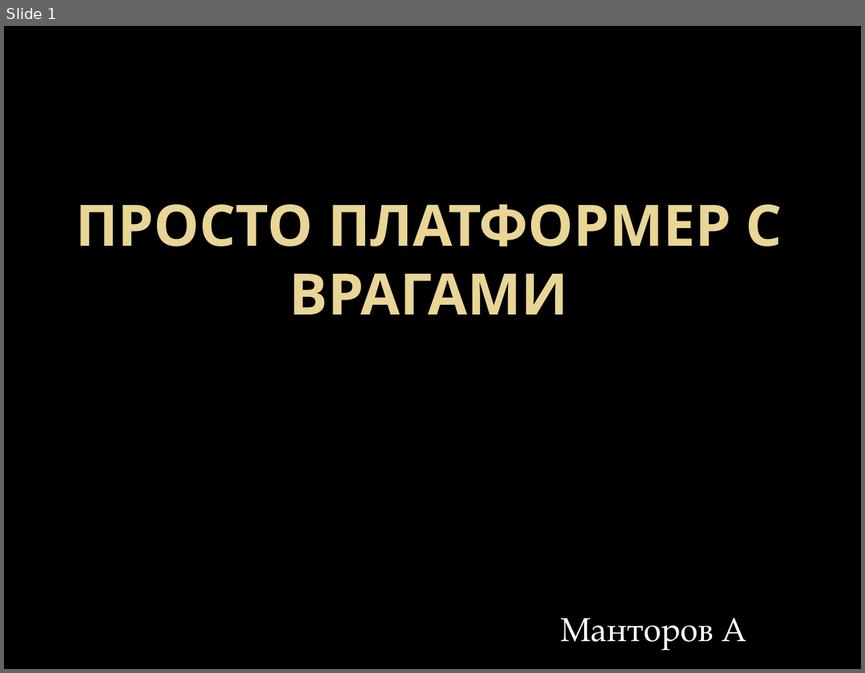
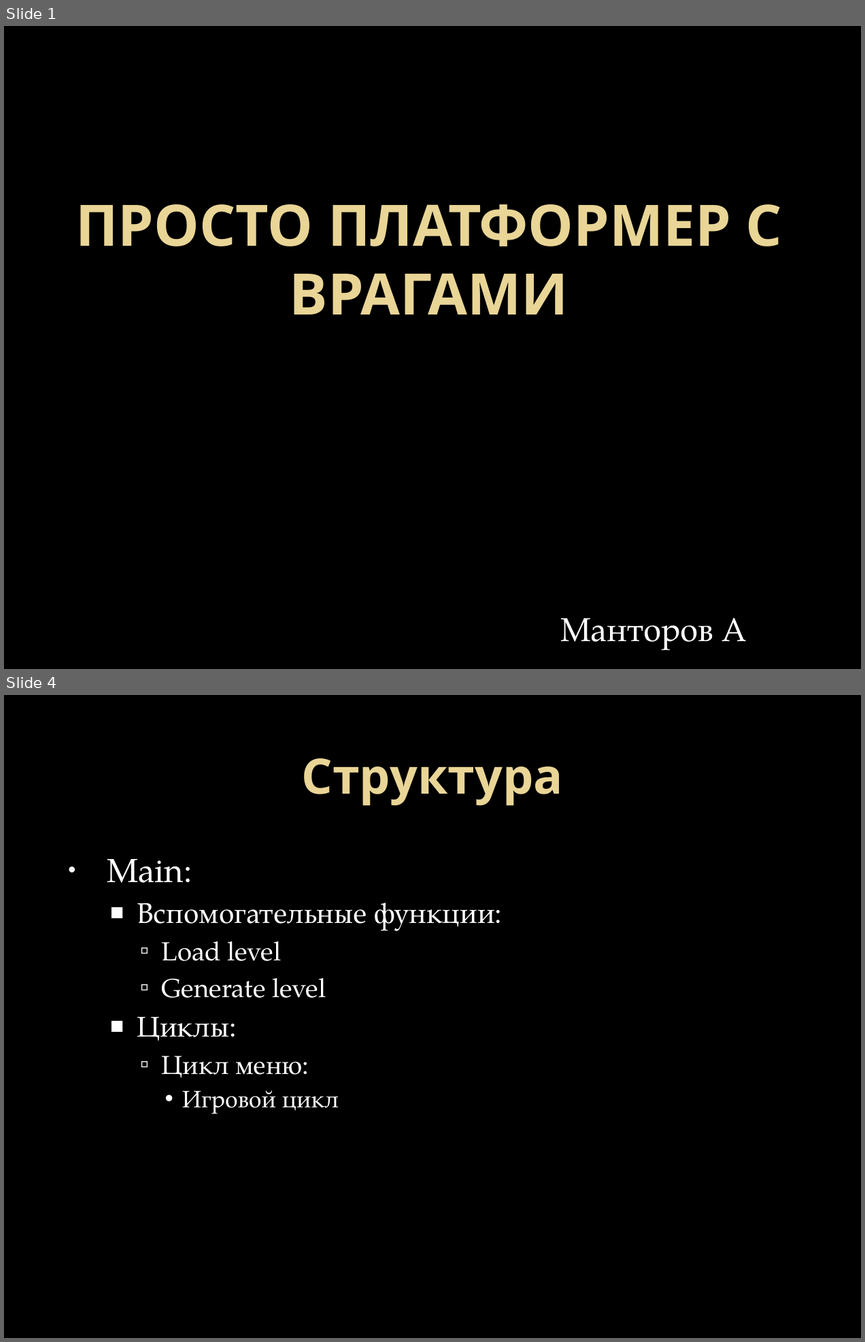
Before and after one commit to Lehsey/liceum_project, a slide deck: Просто платформер с врагами.pptx. Shown one above the other, each under a label of ours: slide 1 before the commit, slides 1 and 4 after it; the slides between them are not shown. The pictures are 865x673 and 865x1342 pixels, drawn with LibreOffice and Linux fonts; fonts in the diff are those of the drawing; background and template pictures are left out. Boxes give left, top, right and bottom in pixels: in the first picture for what was removed or moved away, otherwise in the second. Text is boxed around its words. In the diff, an @@ line names an element or a change of style, - is before the commit and + after.

```diff
--- a/Просто платформер с врагами.pptx
+++ b/Просто платформер с врагами.pptx
@@ slide 4 added at (4, 695, 861, 1338), background picture (left out) @@
@@ title added at (301, 758, 562, 806), 41 pt, text gradient #EAD696 to #E7D081, bold @@
+Структура
@@ text added at (107, 859, 502, 1114), 22 pt, text #FFFFFF @@
+• Main:
+  ■ Вспомогательные функции:
+    ▫ Load level
+    ▫ Generate level
+  ■ Циклы:
+    ▫ Цикл меню:
+      • Игровой цикл
```
Also in this commit, not shown: 3 other slides added, 1 slide removed, 2 other files.
